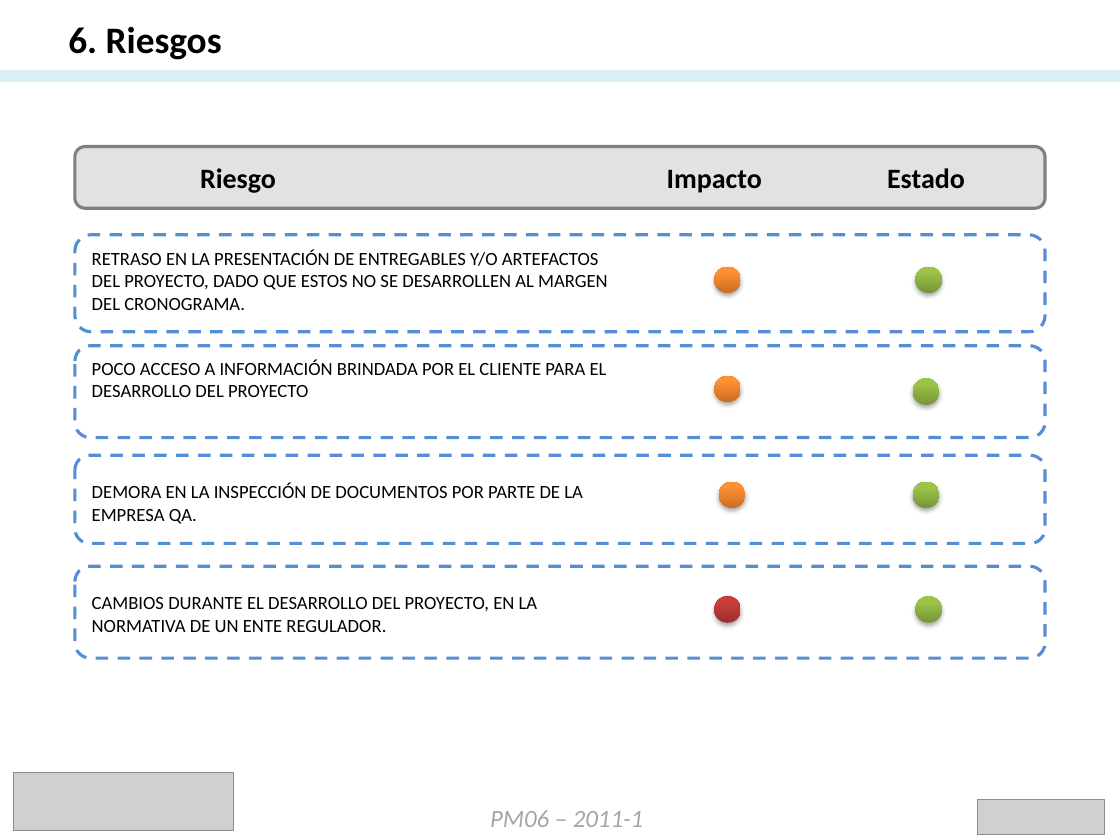
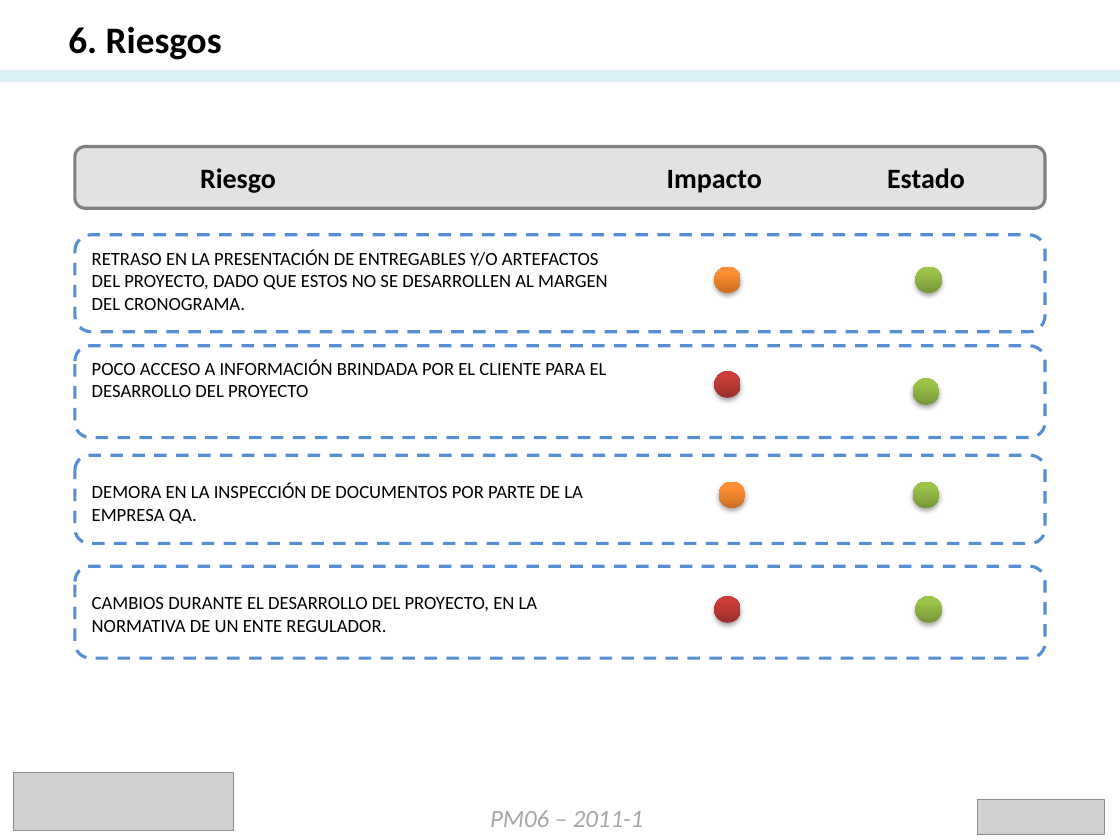
Before and after one commit to alexsistemas1020/logbankmin, a slide deck: slide 10 of MEMORIA PARCIAL/PPT/version_2.0.pptx. Drawn at 1120x840 pixels with LibreOffice and Linux fonts; fonts in the diff are those of the drawing; grey boxes stand for pictures. Boxes give left, top, right and bottom in pixels: in the first picture for what was removed or moved away, otherwise in the second. Text is boxed around its words. In the diff, an @@ line names an element or a change of style, - is before the commit and + after.

```diff
--- a/MEMORIA PARCIAL/PPT/version_2.0.pptx
+++ b/MEMORIA PARCIAL/PPT/version_2.0.pptx
@@ ellipse: place and size @@
-ellipse at bbox=[715, 376, 741, 403]
+ellipse at bbox=[715, 372, 741, 399]
@@ ellipse at bbox=[715, 372, 741, 399]: fill gradient #CC6E20 to #FF9034 to #FF9136 to gradient #9C2F2D to #CB3E3A to #CE3B37 @@
```
Also in this commit, not shown: 5 other slides changed.
